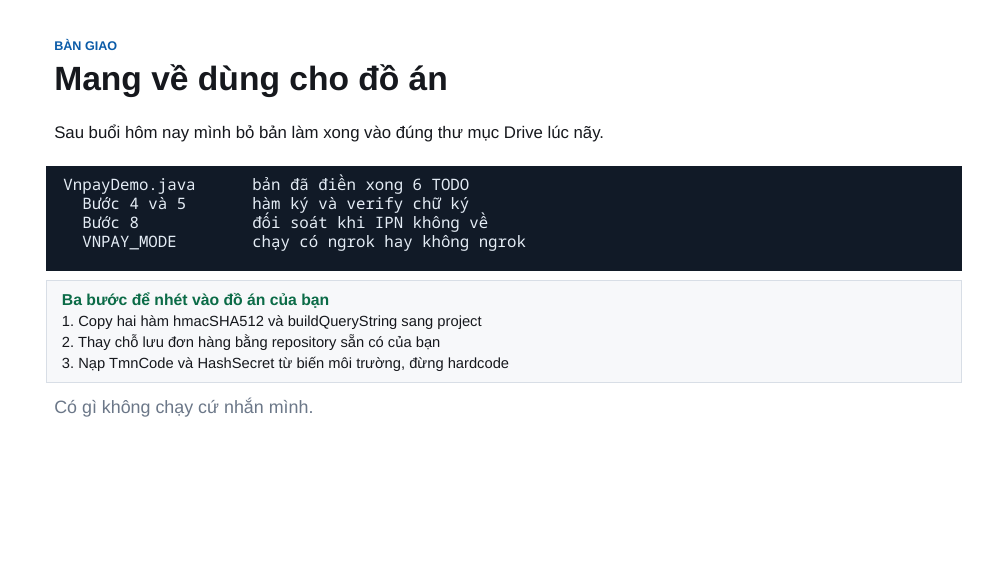
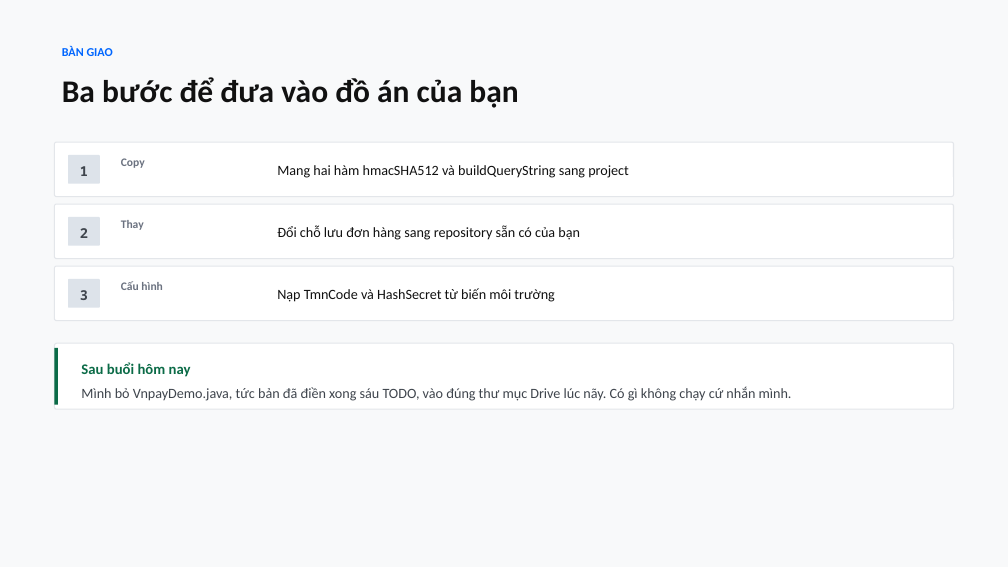
Before and after one commit to conchocon154/vnpay-seminar, a slide deck: slide 19 of VNPAY-seminar.pptx. Drawn at 1008x567 pixels with LibreOffice and Linux fonts; fonts in the diff are those of the drawing. Boxes give left, top, right and bottom in pixels: in the first picture for what was removed or moved away, otherwise in the second. Text is boxed around its words. In the diff, an @@ line names an element or a change of style, - is before the commit and + after.

```diff
--- a/VNPAY-seminar.pptx
+++ b/VNPAY-seminar.pptx
@@ background #FFFFFF to #F8F9FA @@
@@ text "BÀN GIAO": place and size @@
-text "BÀN GIAO" at bbox=[54, 40, 448, 97]
+text "BÀN GIAO" at bbox=[62, 46, 518, 108]
@@ text at bbox=[62, 46, 113, 56]: size 12 to 11.5 pt, font Arial to Calibri, text colour #0A5BA8 to #0066FF in "BÀN GIAO"; line spacing 1 to 1.18; more space between paragraphs @@
@@ text at bbox=[62, 77, 518, 108]: text changed; size 32 to 30 pt; font Arial to Calibri; text colour #16181D to #111111 @@
-Mang về dùng cho đồ án
+Ba bước để đưa vào đồ án của bạn
@@ text removed at bbox=[54, 124, 604, 142] @@
-Sau buổi hôm nay mình bỏ bản làm xong vào đúng thư mục Drive lúc nãy.
@@ rounded rectangle added at bbox=[54, 142, 954, 197], fill #FFFFFF, outline #E3E6EA 1 pt @@
@@ rectangle removed at bbox=[47, 167, 961, 271] @@
-VnpayDemo.java bản đã điền xong 6 TODO
-Bước 4 và 5 hàm ký và verify chữ ký
-Bước 8 đối soát khi IPN không về
-VNPAY_MODE chạy có ngrok hay không ngrok
@@ rounded rectangle added at bbox=[68, 155, 100, 184], fill #DDE3EA, 13 pt, text #3F454D, bold @@
+1
@@ text added at bbox=[121, 158, 145, 168], 11 pt, text #6B7280, bold @@
+Copy
@@ text added at bbox=[277, 165, 629, 178], 13.5 pt, text #111111 @@
+Mang hai hàm hmacSHA512 và buildQueryString sang project
@@ rounded rectangle added at bbox=[54, 204, 954, 259], fill #FFFFFF, outline #E3E6EA 1 pt @@
@@ rounded rectangle added at bbox=[68, 217, 100, 246], fill #DDE3EA, 13 pt, text #3F454D, bold @@
+2
@@ text added at bbox=[121, 220, 144, 230], 11 pt, text #6B7280, bold @@
+Thay
@@ text added at bbox=[277, 225, 580, 240], 13.5 pt, text #111111 @@
+Đổi chỗ lưu đơn hàng sang repository sẵn có của bạn
@@ rounded rectangle added at bbox=[54, 266, 954, 321], fill #FFFFFF, outline #E3E6EA 1 pt @@
@@ rectangle removed at bbox=[47, 281, 961, 382] @@
-Ba bước để nhét vào đồ án của bạn
-1. Copy hai hàm hmacSHA512 và buildQueryString sang project
-2. Thay chỗ lưu đơn hàng bằng repository sẵn có của bạn
-3. Nạp TmnCode và HashSecret từ biến môi trường, đừng hardcode
@@ rounded rectangle added at bbox=[68, 279, 100, 308], fill #DDE3EA, 13 pt, text #3F454D, bold @@
+3
@@ text added at bbox=[121, 281, 162, 290], 11 pt, text #6B7280, bold @@
+Cấu hình
@@ text added at bbox=[277, 288, 554, 302], 13.5 pt, text #111111 @@
+Nạp TmnCode và HashSecret từ biến môi trường
@@ rounded rectangle added at bbox=[54, 343, 954, 409], fill #FFFFFF, outline #E3E6EA 1 pt @@
@@ rectangle added at bbox=[54, 348, 57, 405], fill #0B6B47 @@
@@ text at bbox=[81, 362, 792, 401]: text changed; size 17 to 13.5 pt; font Arial to Calibri; text colour #6B7788 to #3F454D @@
-Có gì không chạy cứ nhắn mình.
+Sau buổi hôm nay
+Mình bỏ VnpayDemo.java, tức bản đã điền xong sáu TODO, vào đúng thư mục Drive lúc nãy. Có gì không chạy cứ nhắn mình.
```
Also in this commit, not shown: 16 other slides changed, 2 slides added, 2 slides removed, 3 other files.
